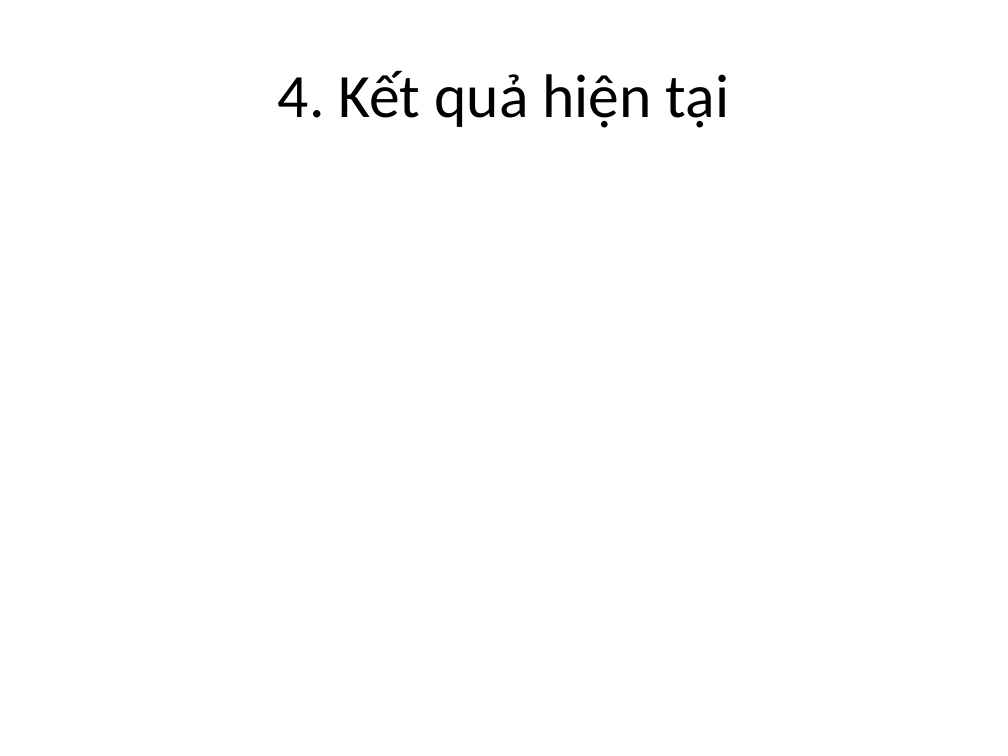
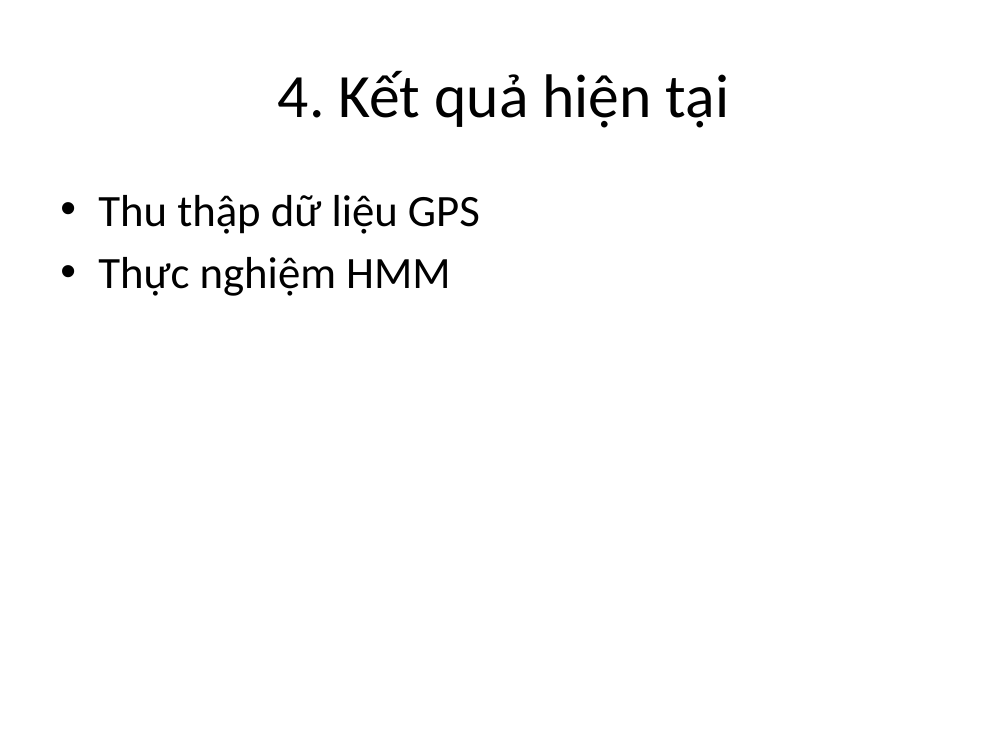
Before and after one commit to alidiepuit/master_ITS, a slide deck: slide 10 of New Microsoft PowerPoint Presentation.pptx. Drawn at 1008x756 pixels with LibreOffice and Linux fonts; fonts in the diff are those of the drawing. Boxes give left, top, right and bottom in pixels: in the first picture for what was removed or moved away, otherwise in the second. Text is boxed around its words. In the diff, an @@ line names an element or a change of style, - is before the commit and + after.

```diff
--- a/New Microsoft PowerPoint Presentation.pptx
+++ b/New Microsoft PowerPoint Presentation.pptx
@@ text added at [98, 195, 480, 296], 32 pt, text #000000 @@
+• Thu thập dữ liệu GPS
+• Thực nghiệm HMM
```
Also in this commit, not shown: 6 other slides changed, 3 slides added.
